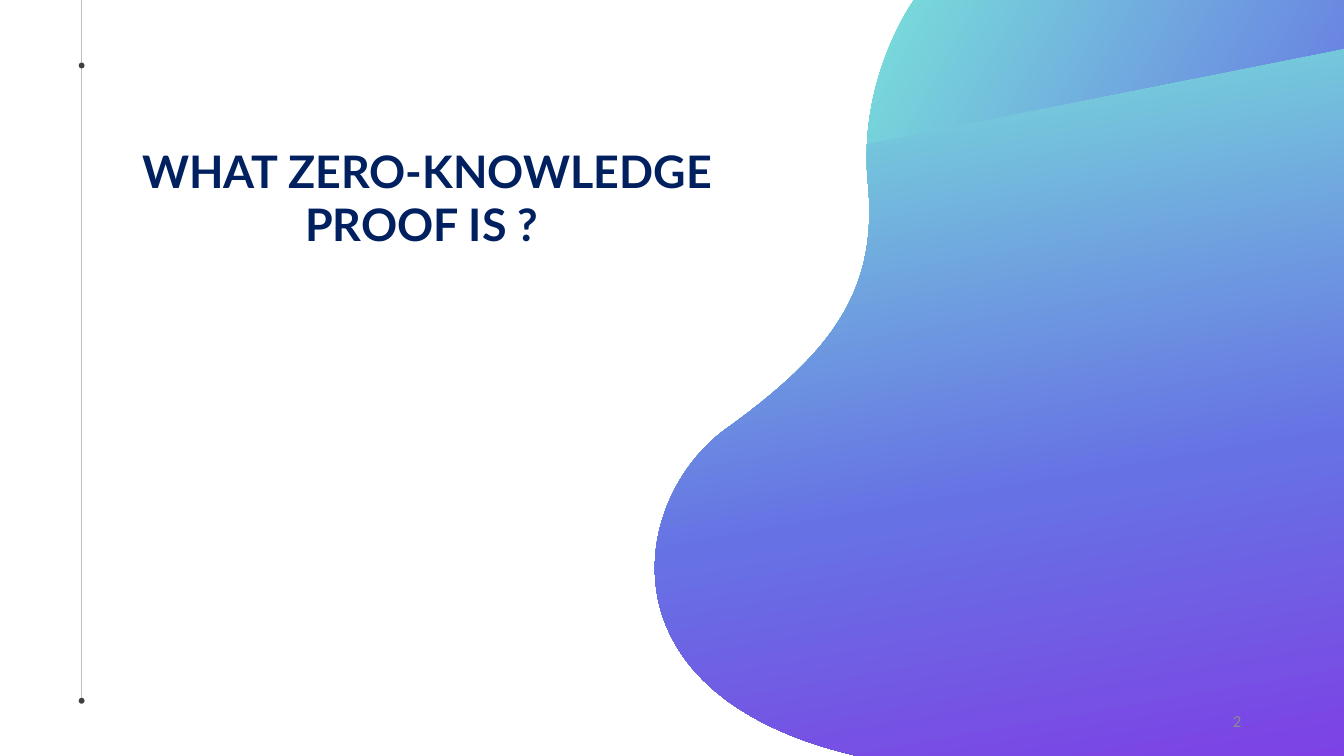
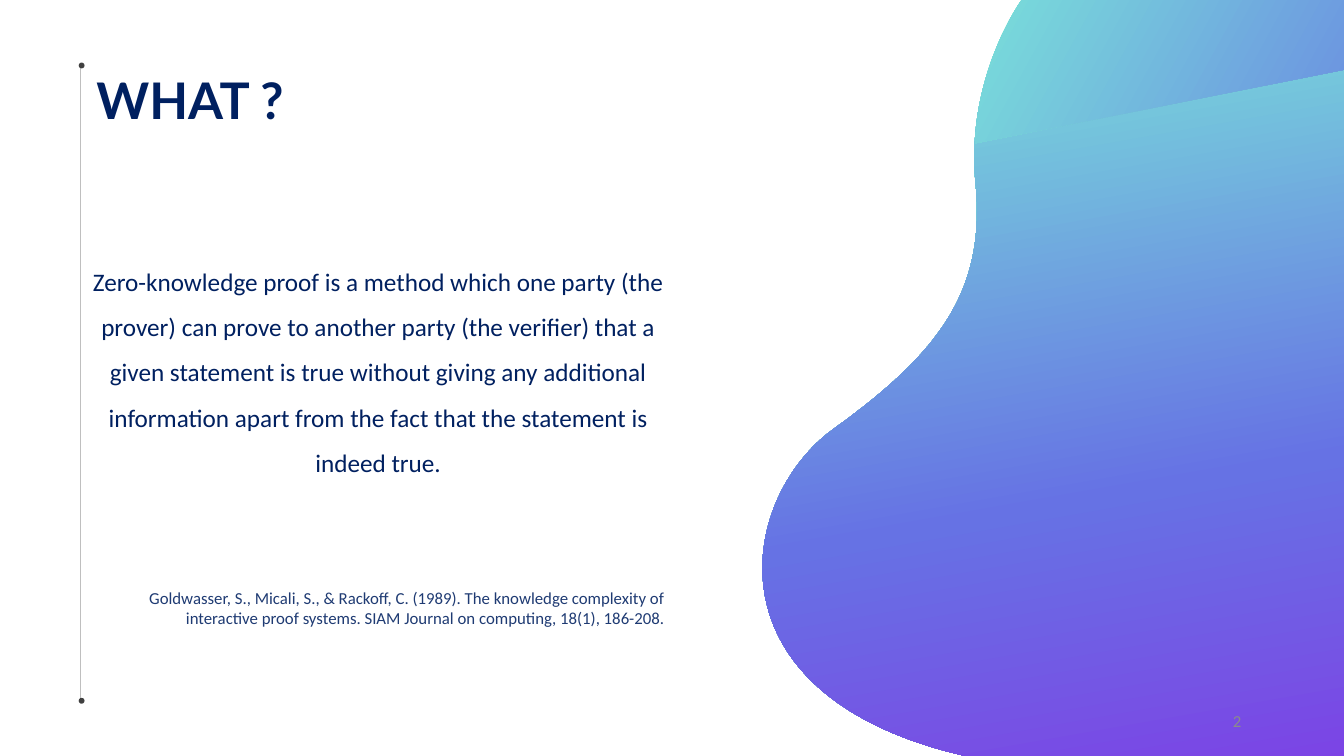
Before and after one commit to alebegge/techtalks, a slide deck: slide 2 of Zero_knowledge_proof.pptx. Drawn at 1344x756 pixels with LibreOffice and Linux fonts; fonts in the diff are those of the drawing. Boxes give left, top, right and bottom in pixels: in the first picture for what was removed or moved away, otherwise in the second. Text is boxed around its words. In the diff, an @@ line names an element or a change of style, - is before the commit and + after.

```diff
--- a/Zero_knowledge_proof.pptx
+++ b/Zero_knowledge_proof.pptx
@@ freeform shape: place and size @@
-freeform shape at [585, 0, 1344, 756]
+freeform shape at [693, 0, 1344, 756]
@@ freeform shape: place and size @@
-freeform shape at [842, 0, 1344, 144]
+freeform shape at [950, 0, 1344, 144]
@@ line moved from (82, 0) - (82, 701) to (81, 63) - (81, 701) @@
@@ text "WHAT ?" at [96, 82, 249, 119]: vertical alignment top to middle @@
@@ text at [96, 82, 249, 119]: text changed; size 32 to 36 pt @@
-WHAT ZERO-KNOWLEDGE
-PROOF IS ?
+WHAT ?
@@ text added at [93, 272, 663, 472], 18 pt, text #002060 @@
+Zero-knowledge proof is a method which one party (the prover) can prove to another party (the verifier) that a given statement is true without giving any additional information apart from the fact that the statement is indeed true.
@@ text added at [149, 592, 664, 627], 12 pt, text #1F3B73 @@
+Goldwasser, S., Micali, S., & Rackoff, C. (1989). The knowledge complexity of interactive proof systems. SIAM Journal on computing, 18(1), 186-208.
```
Also in this commit, not shown: 2 other slides changed, 6 slides added, 8 slides removed, 2 other files.
